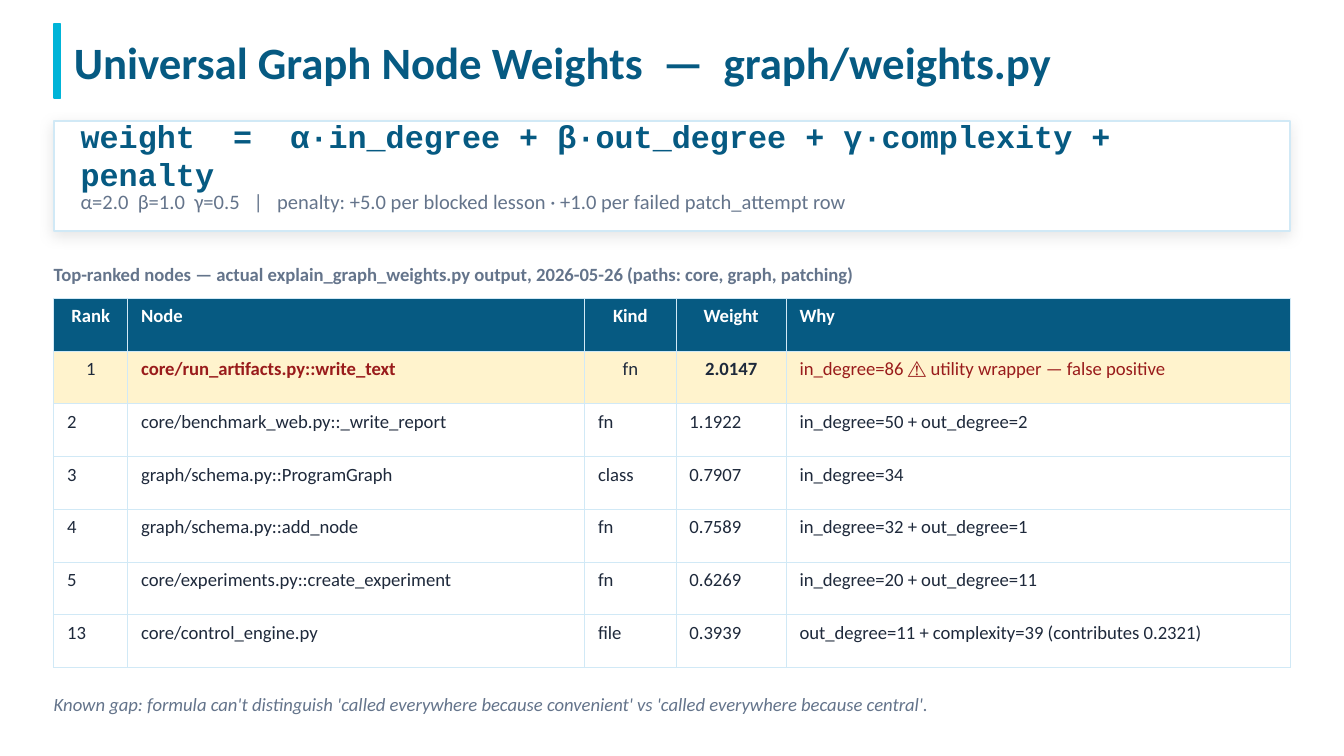
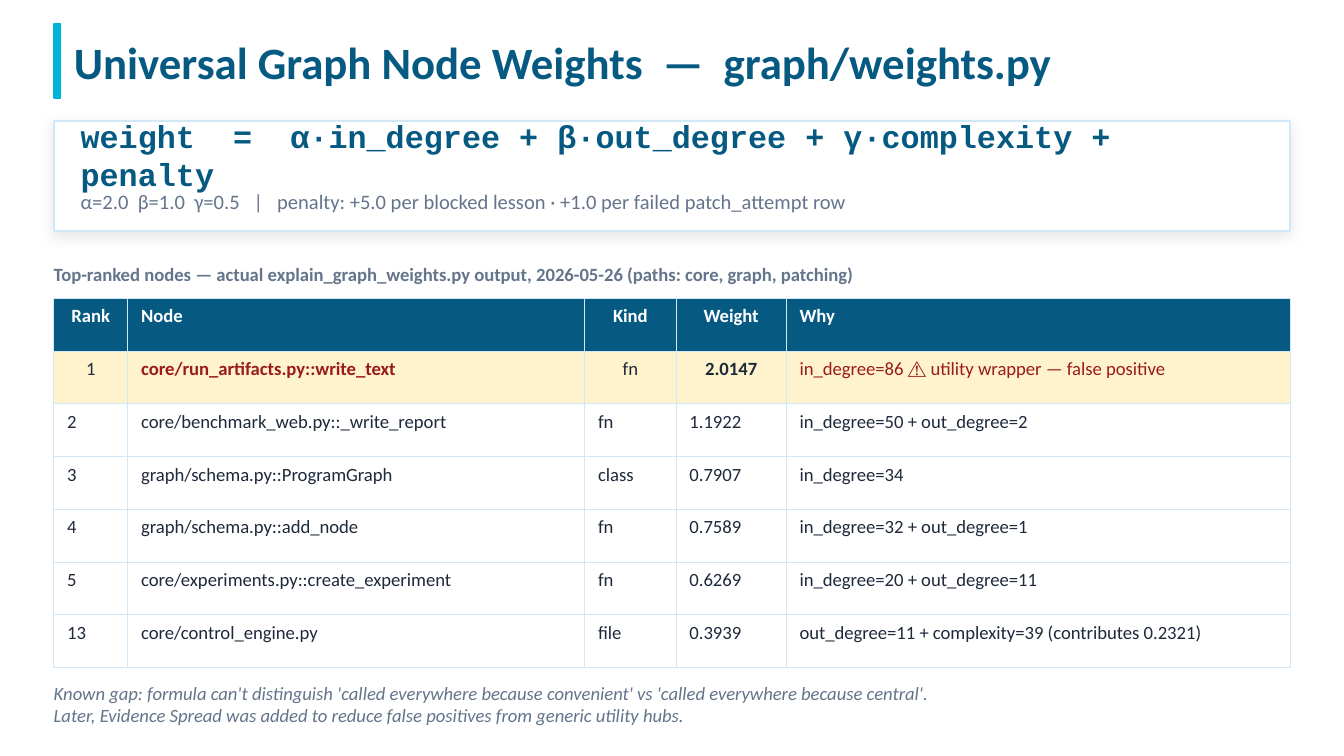
Before and after one commit to huuduyle07-ops/idk-what-is-this--, a slide deck: slide 6 of project presentation (tmp)/CATTUS_Presentation.pptx. Drawn at 1344x756 pixels with LibreOffice and Linux fonts; fonts in the diff are those of the drawing. Boxes give left, top, right and bottom in pixels: in the first picture for what was removed or moved away, otherwise in the second. Text is boxed around its words. In the diff, an @@ line names an element or a change of style, - is before the commit and + after.

```diff
--- a/project presentation (tmp)/CATTUS_Presentation.pptx
+++ b/project presentation (tmp)/CATTUS_Presentation.pptx
@@ text at box(54, 709, 684, 725): paragraph added @@
+Later, Evidence Spread was added to reduce false positives from generic utility hubs.
```
Also in this commit, not shown: 3 other slides changed, 2 other files.
